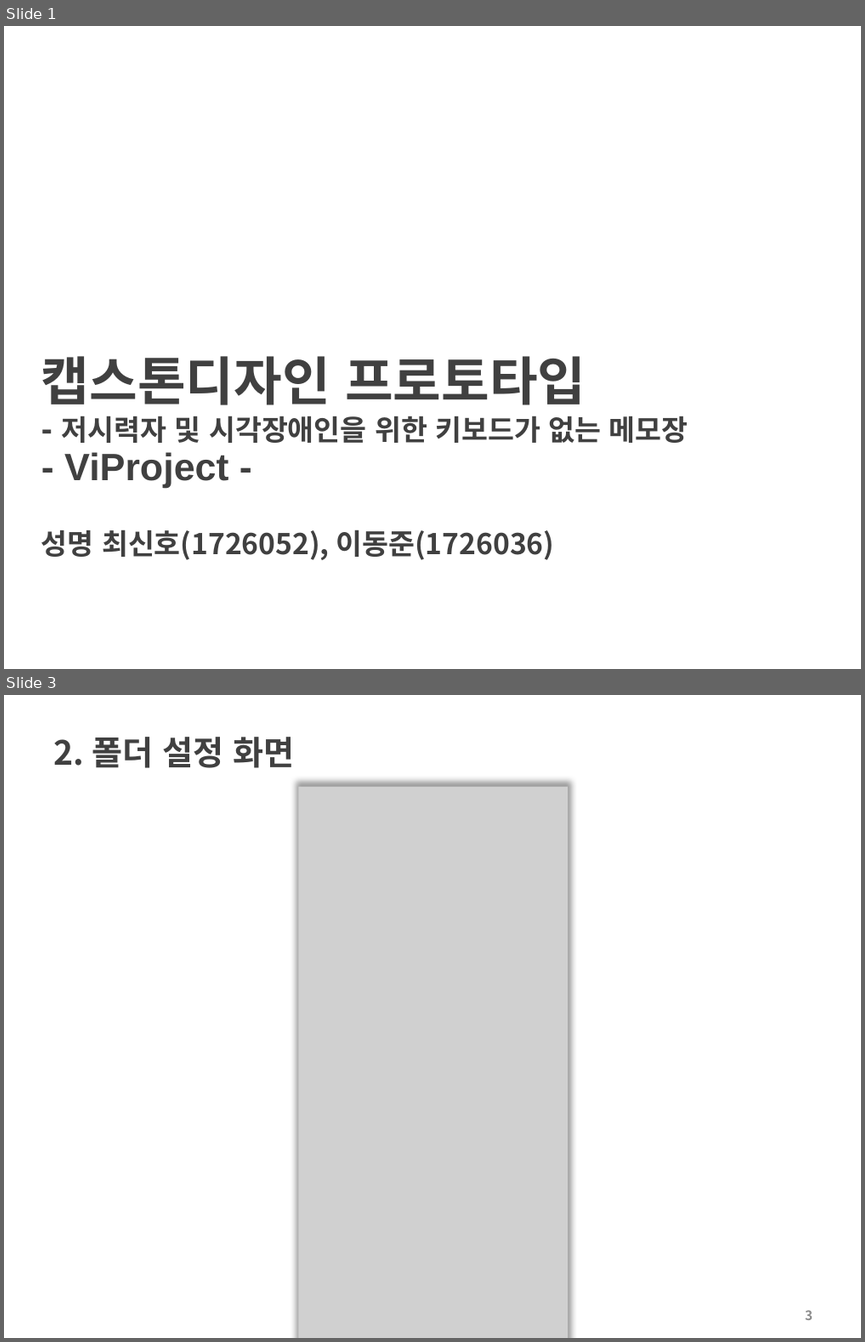
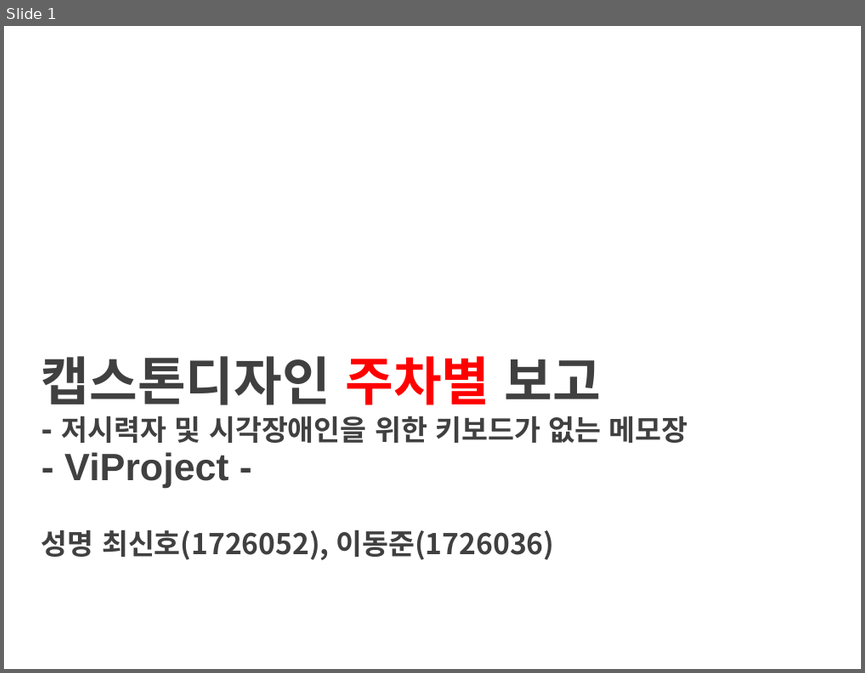
Before and after one commit to choisinho/capstone1, a slide deck: 프로토타입_최신호_이동준.pptx. Shown one above the other, each under a label of ours: slides 1 and 3 before the commit, slide 1 after it; the slides between them are not shown. The pictures are 865x1342 and 865x673 pixels, drawn with LibreOffice and Linux fonts; fonts in the diff are those of the drawing; grey boxes stand for pictures; background and template pictures are left out. Boxes give left, top, right and bottom in pixels: in the first picture for what was removed or moved away, otherwise in the second. Text is boxed around its words. In the diff, an @@ line names an element or a change of style, - is before the commit and + after.

```diff
--- a/프로토타입_최신호_이동준.pptx
+++ b/프로토타입_최신호_이동준.pptx
@@ slide 3 removed at (x1=4, y1=695, x2=861, y2=1338), background #FFFFFF @@
@@ title removed at (x1=54, y1=737, x2=294, y2=768) @@
-2. 폴더 설정 화면
@@ picture removed at (x1=299, y1=787, x2=568, y2=1338) @@
@@ page number removed at (x1=805, y1=1310, x2=812, y2=1320) @@
-3
@@ slide 1 changed as well @@
@@ title at (x1=41, y1=356, x2=688, y2=488): text changed @@
-캡스톤디자인 프로토타입
-- 저시력자 및 시각장애인을 위한 키보드가 없는 메모장
-- ViProject -
+캡스톤디자인 주차별 보고
+- 저시력자 및 시각장애인을 위한 키보드가 없는 메모장
+- ViProject -
```
Also in this commit, not shown: 4 other slides changed, 2 slides added, 7 other slides removed, 7 other files.
